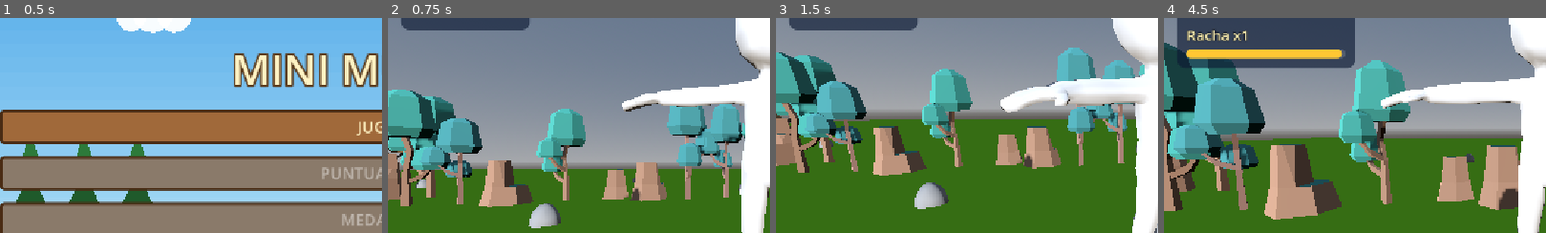
Above: before the commit, frames 1-4 (left to right).
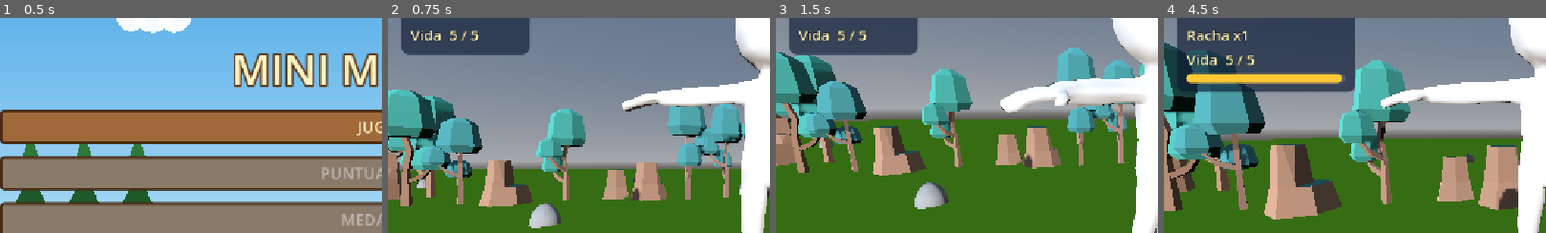
Above: after the commit, the same moments.

Repository: YudyAL/MiniMundosOficial
Game: Godot game, scene res://Escenas/MenuInicio.tscn
Two runs of this game, one before a commit and one after it. Both use one fixed random seed, a clock stepped at 60 frames per second and the inputs below.
Inputs (mouse positions are % of the whole screen's width and height, from its top left):
- Up to frame 1 (0.5 s): no input
- Up to frame 2 (0.75 s): click "JUGAR" at 0.5 s
- Up to frame 3 (1.5 s): tap Enter at 1.25 s; move the mouse to (49, 52) at 1.27 s; hold W (move_forward) from 1.28 s (still down); tap Space (attack) at 1.35 s
- Up to frame 4 (4.5 s): move the mouse to (57, 51) at 2.02 s; tap Shift (run) at 2.1, 3.6 s; move the mouse to (42, 49) at 2.77 s; tap Space (attack) at 2.85, 4.35 s; move the mouse to (51, 50) at 3.52 s; release W (move_forward) at 3.53 s; hold A (move_left) 3.53-4.28 s; move the mouse to (46, 48) at 4.27 s; hold W (move_forward) from 4.28 s (still down)
The pictures show only the part of the screen within x 0-50%, y 17-67%; the shares and areas given below are measured in that part.

Frame 1 is identical in both runs. In frame 2, 3.9% of the frame differs, in the area x 3-37%, y 3-18%; in frame 3, 3.9%; in frame 4, 6.8%, in the area x 5-50%, y 14-35%.

Commit message:
conecta la derrota por vida con la pantalla de resultado

Diff:
--- a/game-start/Scripts/hud.gd
+++ b/game-start/Scripts/hud.gd
@@ -6,6 +6,7 @@
 var label_puntos := Label.new()
 var label_racha := Label.new()
 var bar := ProgressBar.new()
+var label_vidas := Label.new()
 
 func _ready() -> void:
 	var estilo := StyleBoxFlat.new()
@@ -19,7 +20,7 @@
 	caja.add_theme_constant_override("separation", 6)
 	panel.add_child(caja)
 
-	for l in [label_puntos, label_destellos, label_racha]:
+	for l in [label_puntos, label_destellos, label_racha,label_vidas]:
 		l.add_theme_font_size_override("font_size", 22)
 		l.add_theme_color_override("font_color", Color(1, 0.95, 0.7))
 		l.add_theme_color_override("font_outline_color", Color(0, 0, 0, 0.8))
@@ -47,3 +48,6 @@
 	label_racha.visible = Game.streak > 0
 	bar.visible = Game.streak_left > 0.0
 	bar.value = Game.streak_left
+	var p := get_tree().get_first_node_in_group("player")
+	if p:
+		label_vidas.text = "Vida  %d / %d" % [p.health, p.max_health]
--- a/game-start/Scripts/player.gd
+++ b/game-start/Scripts/player.gd
@@ -106,7 +106,7 @@
 	knockback = away.normalized() * 6.0
 	invulnerable = true
 	if health <= 0:
-		get_tree().reload_current_scene()   # derrota simple: reinicia la isla
+		Game.lose()
 		return
 	await get_tree().create_timer(1.0).timeout
 	invulnerable = false
